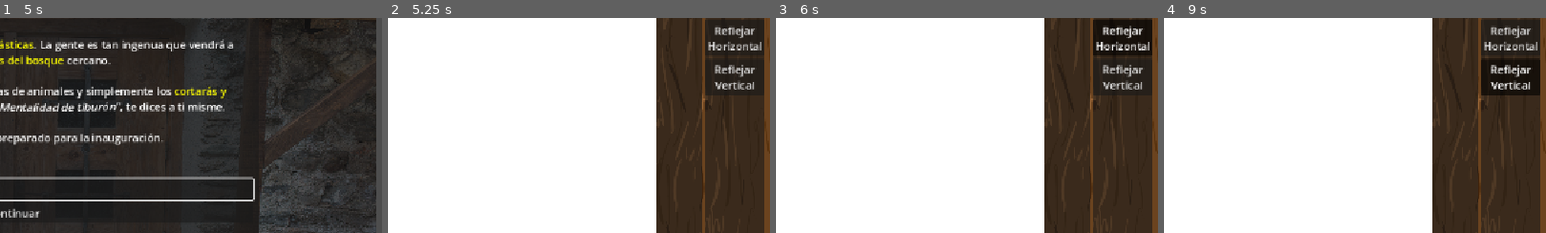
Above: before the commit, frames 1-4 (left to right).
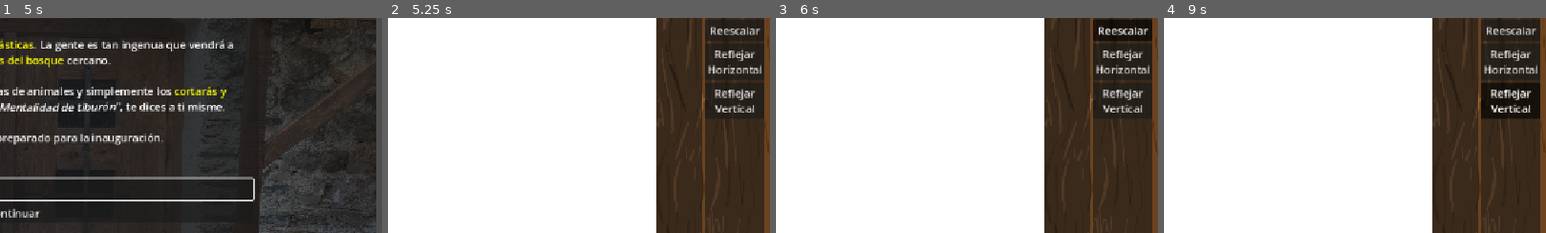
Above: after the commit, the same moments.

Repository: Clovisindo/museo-magico-jam-2
Game: Godot game, scene res://src/intro_level/intro_level.tscn
The game is run twice, just before and just after one commit, with the same random seed, the same clock (stepped at 60 frames per second) and the same inputs.
Inputs (mouse positions are % of the whole screen's width and height, from its top left):
- Up to frame 1 (5 s): tap Enter at 0.5 s; move the mouse to (72, 45) at 0.52 s; click (72, 45) at 0.67 s; tap Space at 0.77, 3.77 s; drag from (30, 55) to (45, 70) at 1.27 s; move the mouse to (60, 28) at 2.02 s; click (60, 28) at 2.17 s; drag from (45, 70) to (20, 35) at 2.77 s; move the mouse to (80, 65) at 3.52 s; click (80, 65) at 3.67 s; click (52, 51) at 4.27 s; type "12" at 4.35 s
- Up to frame 2 (5.25 s): click "Continuar" at 5 s
- Up to frame 3 (6 s): click (95, 15) at 5.75 s, where only the run after the commit has a clickable "Reescalar"
- Up to frame 4 (9 s): click "Mover" at 6.5 s; click "Rotar" at 7.25 s; click "Reflejar Horizontal" at 8 s; click "Reflejar Vertical" at 8.75 s
The pictures show only the part of the screen within x 50-100%, y 12-62%; the shares and areas given below are measured in that part.

Frame 1 is identical in both runs. In frame 2, 2.3% of the frame differs, in the area x 83-98%, y 3-47%; in frame 3, 2.5%; in frame 4, 3.6%, in the area x 83-99%, y 3-47%.

Commit message:
scale function

Diff:
--- a/src/canvas.gd
+++ b/src/canvas.gd
@@ -92,7 +92,6 @@
 	Global._activate_scale()
 	%AudioStreamPlayer.play()
 
-
 func _on_flip_button_horizontal_pressed() -> void:
 	Global._activate_flip_h()
 	%AudioStreamPlayer.play()
--- a/src/canvas.tscn
+++ b/src/canvas.tscn
@@ -120,11 +120,11 @@
 text = "Rotar"
 
 [node name="ScaleButton" type="Button" parent="CanvasLayer/MarginContainer/Main/HBoxContainer/PanelContainer/MarginContainer/VBoxContainer" unique_id=106260842]
-visible = false
-layout_mode = 2
-size_flags_vertical = 0
-disabled = true
-text = "Escalar"
+layout_mode = 2
+size_flags_vertical = 0
+toggle_mode = true
+button_group = ExtResource("3_m6v3x")
+text = "Reescalar"
 
 [node name="FlipButtonHorizontal" type="Button" parent="CanvasLayer/MarginContainer/Main/HBoxContainer/PanelContainer/MarginContainer/VBoxContainer" unique_id=339142677]
 layout_mode = 2
--- a/src/movable_texture_rect/movable_texture_rect.gd
+++ b/src/movable_texture_rect/movable_texture_rect.gd
@@ -17,15 +17,20 @@
 	set_deferred("size",Vector2i(texture.get_size().x,texture.get_size().y) )
 	set_deferred("pivot_offset", Vector2i(texture.get_size().x/2, texture.get_size().y / 2))
 
-func _process(_delta: float) -> void:
+var scale_time = 0.0
+func _process(delta: float) -> void:
 	if is_fixed:
 		return
 	if being_dragged:
 		global_position = get_global_mouse_position() - mouse_offset
 	if being_rotated:
-		rotation = lerp_angle(rotation, (get_global_mouse_position() - global_position).angle() + deg_to_rad(90), 2.5 * _delta)
+		rotation = lerp_angle(rotation, (get_global_mouse_position() - global_position).angle() + deg_to_rad(90), 2.5 * delta)
 	if being_scaled:
-		scale = lerp(scale, position - (get_global_mouse_position() - mouse_offset),0.1)
+		scale_time += delta
+		var period = 2.0
+		scale = Vector2.ONE * 3.0 * (0.1 + abs(scale_time / period - floor(scale_time / period + 0.5)))
+	else:
+		scale_time = 0
 	if being_fliped_h:
 		flip_h =  not flip_h
 		being_fliped_h = false
